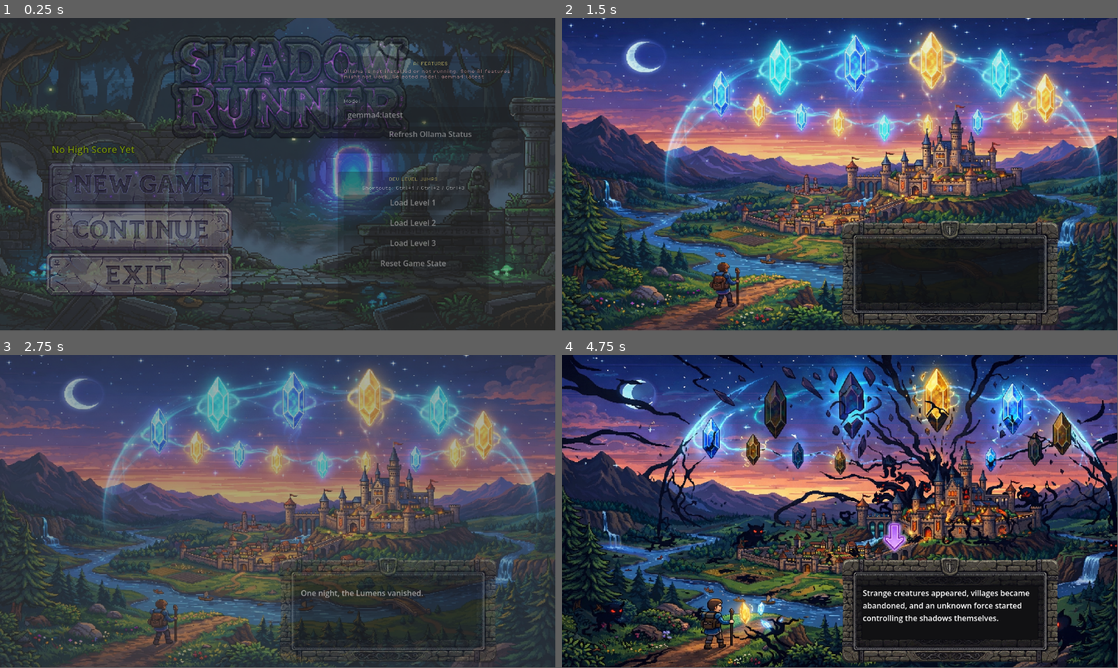
Above: before the commit, frames 1-4 (two rows, left to right).
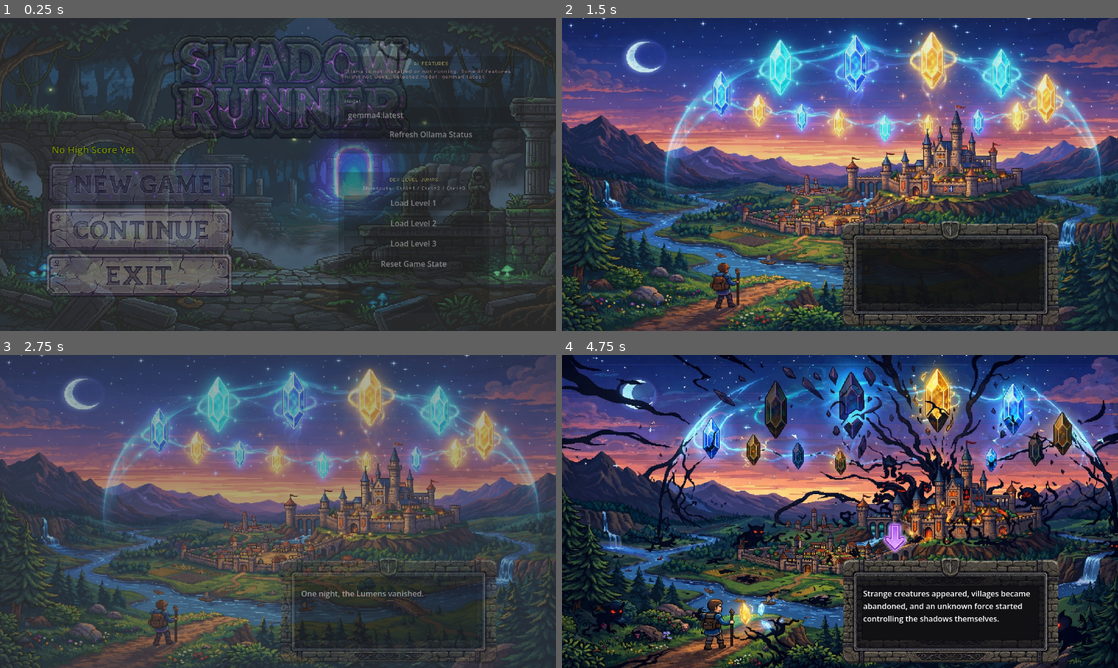
Above: after the commit, the same moments.

Repository: Vikas-Maur/Shadow-Runner---Final-Year-Project
Game: Godot game, scene res://scenes/MainMenu.tscn
Two runs of this game, one before a commit and one after it. Both use one fixed random seed, a clock stepped at 60 frames per second and the inputs below. Sound files missing from this copy of the repository are replaced by a short silence.
Inputs (mouse positions are in pixels of both pictures, inside the frame that each line leads up to):
- Up to frame 1 (0.25 s): no input
- Up to frame 2 (1.5 s): click (701, 183) at 0.5 s; tap Enter at 1.25 s; move the mouse to (962, 158) at 1.27 s; hold Right (move_right) from 1.28 s (still down); tap I (Interact) at 1.35 s; click (962, 158) at 1.42 s
- Up to frame 3 (2.75 s): keep holding Right (move_right); tap Space (jump) at 1.52, 2, 2.27 s; move the mouse to (166, 527) at 2.02 s; tap J (attack) at 2.1 s
- Up to frame 4 (4.75 s): move the mouse to (895, 442) at 2.77 s; release Right (move_right) at 2.78 s; hold Left (move_left) 2.78-3.53 s; tap T (boss_construct) at 2.85 s; move the mouse to (812, 574) at 3.52 s; hold Right (move_right) from 3.53 s (still down); tap Shift (dash) at 3.6 s; click (812, 574) at 3.67 s; tap Space (jump) at 3.77, 4.52 s; move the mouse to (1006, 558) at 4.27 s; tap L (shoot) at 4.35 s
In our replay, the window is 799x449 before the commit and 800x450 after it. These sizes can differ from the game's own. Grey fills any space a smaller window leaves; there, only what the larger window draws over its background counts as a difference.

The runs differ from the first frame. In frame 1, 3.8% of the frame differs, in the area x 0-100%, y 3-100%; in frame 2, 9.8%; in frame 3, 4.4%; in frame 4, 14%, in the area x 0-100%, y 0-100%.

Commit message:
stretching the project based on window size

Diff:
--- a/game/project.godot
+++ b/game/project.godot
@@ -29,6 +29,10 @@
 
 [display]
 
+window/size/viewport_width=1152
+window/size/viewport_height=648
+window/stretch/mode="viewport"
+window/stretch/aspect="ignore"
 window/vsync/vsync_mode=0
 
 [input]
